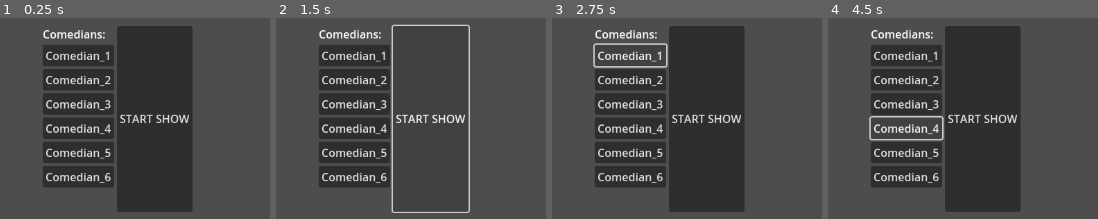
Above: before the commit, frames 1-4 (left to right).
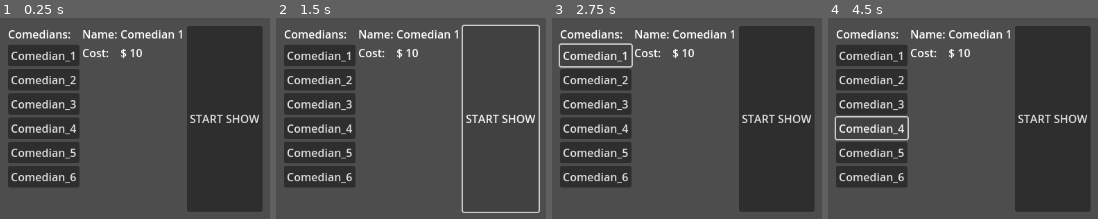
Above: after the commit, the same moments.

Repository: ChrisWhatever1980/ggj24-funny-business
Game: Godot game, scene res://tests/ui_test.tscn
Same seed, same stepped clock (60 frames per second), same inputs: the game is played once before the commit and once after it. This scene is started directly instead of the project's main scene.
Inputs:
- Up to frame 1 (0.25 s): no input
- Up to frame 2 (1.5 s): click "START SHOW" at 0.5 s; click "START SHOW" at 1.25 s
- Up to frame 3 (2.75 s): click "Comedian_1" at 2 s
- Up to frame 4 (4.5 s): click "Comedian_2" at 2.75 s; click "Comedian_3" at 3.5 s; click "Comedian_4" at 4.25 s

The runs differ from the first frame. In frame 1, 65% of the frame differs, in the area x 2-98%, y 3-97%; in frame 2, 23%; in frame 3, 64%; in frame 4, 64%.

Commit message:
Started work on laptop

Diff:
--- a/dev/scenes/building.tscn
+++ b/dev/scenes/building.tscn
@@ -8,7 +8,7 @@
 [ext_resource type="PackedScene" uid="uid://c4fuk2e1l2kf1" path="res://models/stage.glb" id="3_lcvpm"]
 [ext_resource type="PackedScene" uid="uid://b54hgw30ohhce" path="res://scenes/comedian.tscn" id="4_xt4gv"]
 [ext_resource type="PackedScene" uid="uid://dh1iy0je7c6l7" path="res://scenes/spot_light.tscn" id="8_3sd2r"]
-[ext_resource type="PackedScene" uid="uid://xw4q52xtmcl5" path="res://scenes/laptop.tscn" id="8_6tjwg"]
+[ext_resource type="PackedScene" uid="uid://xw4q52xtmcl5" path="res://scenes/laptop/laptop.tscn" id="8_6tjwg"]
 [ext_resource type="AudioStream" uid="uid://cuevafyfretln" path="res://audio/kaching_0.ogg" id="10_7w2yh"]
 [ext_resource type="AudioStream" uid="uid://gkkwi1qrw4pg" path="res://audio/kaching_1.ogg" id="11_ganae"]
 [ext_resource type="AudioStream" uid="uid://w6tn87txnwy" path="res://audio/kaching_2.ogg" id="12_m7fqk"]
--- a/dev/scenes/laptop.tscn
+++ b/dev/scenes/laptop/laptop.tscn
@@ -1,6 +1,6 @@
 [gd_scene load_steps=10 format=3 uid="uid://xw4q52xtmcl5"]
 
-[ext_resource type="PackedScene" uid="uid://bi62kfqbonnfa" path="res://scenes/laptop_ui.tscn" id="1_x1fjq"]
+[ext_resource type="PackedScene" uid="uid://bi62kfqbonnfa" path="res://scenes/laptop/laptop_ui.tscn" id="1_x1fjq"]
 
 [sub_resource type="StandardMaterial3D" id="StandardMaterial3D_kvif0"]
 
--- /dev/null
+++ b/dev/scenes/laptop/laptop_ui.gd
@@ -0,0 +1,12 @@
+extends Node2D
+
+@export var comedian_buttons:VBoxContainer
+
+# Called when the node enters the scene tree for the first time.
+func _ready():
+	pass # Replace with function body.
+
+
+# Called every frame. 'delta' is the elapsed time since the previous frame.
+func _process(delta):
+	pass
--- a/dev/scenes/laptop_ui.tscn
+++ b/dev/scenes/laptop/laptop_ui.tscn
@@ -1,6 +1,10 @@
-[gd_scene format=3 uid="uid://bi62kfqbonnfa"]
+[gd_scene load_steps=2 format=3 uid="uid://bi62kfqbonnfa"]
 
-[node name="Node2D" type="Node2D"]
+[ext_resource type="Script" path="res://scenes/laptop/laptop_ui.gd" id="1_tslm7"]
+
+[node name="Laptop UI" type="Node2D" node_paths=PackedStringArray("comedian_buttons")]
+script = ExtResource("1_tslm7")
+comedian_buttons = NodePath("AspectRatioContainer/HBoxContainer/Comedians")
 
 [node name="AspectRatioContainer" type="AspectRatioContainer" parent="."]
 anchors_preset = 15
@@ -56,6 +60,32 @@
 text = "Comedian_6
 "
 
+[node name="Comedian Stats Labels" type="VBoxContainer" parent="AspectRatioContainer/HBoxContainer"]
+layout_mode = 2
+size_flags_horizontal = 0
+
+[node name="Name" type="Label" parent="AspectRatioContainer/HBoxContainer/Comedian Stats Labels"]
+layout_mode = 2
+text = "Name:"
+
+[node name="Cost" type="Label" parent="AspectRatioContainer/HBoxContainer/Comedian Stats Labels"]
+layout_mode = 2
+text = "Cost:
+"
+
+[node name="Comedian Stats2" type="VBoxContainer" parent="AspectRatioContainer/HBoxContainer"]
+layout_mode = 2
+size_flags_horizontal = 0
+
+[node name="Name" type="Label" parent="AspectRatioContainer/HBoxContainer/Comedian Stats2"]
+layout_mode = 2
+text = "Comedian 1
+"
+
+[node name="Cost" type="Label" parent="AspectRatioContainer/HBoxContainer/Comedian Stats2"]
+layout_mode = 2
+text = "$ 10"
+
 [node name="Lineup" type="VBoxContainer" parent="AspectRatioContainer/HBoxContainer"]
 visible = false
 layout_mode = 2
--- a/dev/tests/laptop_test.tscn
+++ b/dev/tests/laptop_test.tscn
@@ -1,6 +1,6 @@
 [gd_scene load_steps=2 format=3 uid="uid://cttwgoog81shd"]
 
-[ext_resource type="PackedScene" uid="uid://xw4q52xtmcl5" path="res://scenes/laptop.tscn" id="1_k77ex"]
+[ext_resource type="PackedScene" uid="uid://xw4q52xtmcl5" path="res://scenes/laptop/laptop.tscn" id="1_k77ex"]
 
 [node name="LaptopTest" type="Node3D"]
 
--- a/dev/tests/ui_test.tscn
+++ b/dev/tests/ui_test.tscn
@@ -1,6 +1,6 @@
 [gd_scene load_steps=2 format=3 uid="uid://n5851spfdyf2"]
 
-[ext_resource type="PackedScene" uid="uid://bi62kfqbonnfa" path="res://scenes/laptop_ui.tscn" id="1_1exr1"]
+[ext_resource type="PackedScene" uid="uid://bi62kfqbonnfa" path="res://scenes/laptop/laptop_ui.tscn" id="1_1exr1"]
 
 [node name="Ui_test" type="Node2D"]
 
